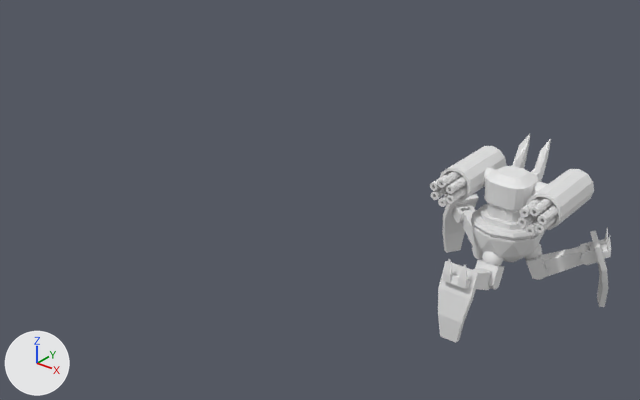
An edit to the Blender file mechanizedBrigade.blend, drawn before and after from the same camera.
Camera for both pictures: a camera (50 mm lens) standing at (9.46, -17.79, 12.41) and looking at (-5.79, 1.28, 0.59). Every picture has the same lights, and +X, +Y and +Z are marked at lower left. Materials are left out; every surface is plain grey.
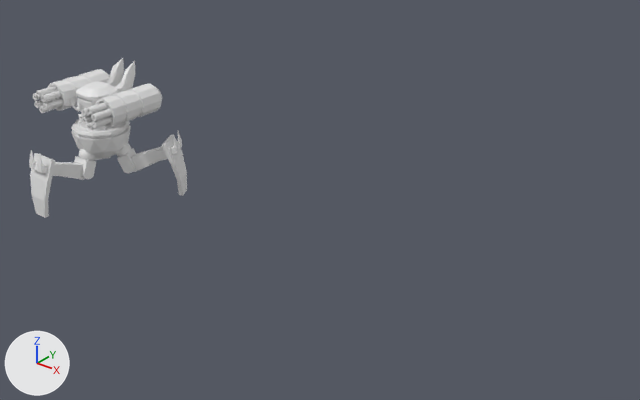
The change, as a list of edits to the scene's bpy script:
```text
Change ob_009_base:
    ob_009_base.location: (0.0, 2.23, 1.18) -> (-14.38, -0.09, 1.18)
Change ob_009_leg_one_part_four:
    ob_009_leg_one_part_four.location: (0.0, 0.0, 0.0) -> (-14.38, -2.32, 0.0)
Change ob_009_leg_one_part_one:
    ob_009_leg_one_part_one.location: (0.0, 1.37, 0.18) -> (-14.38, -0.95, 0.18)
Change ob_icosphere:
    ob_icosphere.location: (0.0, 1.52, 0.5) -> (-14.38, -0.8, 0.5)
Change ob_009_leg_one_part_two:
    ob_009_leg_one_part_two.location: (0.0, 1.2, 0.05) -> (-14.38, -1.12, 0.05)
Change ob_009_leg_one_part_three:
    ob_009_leg_one_part_three.location: (0.0, -0.05, 0.53) -> (-14.38, -2.37, 0.53)
Change ob_009_leg_two_part_four:
    ob_009_leg_two_part_four.location: (-1.94, 3.34, 0.0) -> (-16.31, 1.02, 0.0)
Change ob_009_leg_two_part_one:
    ob_009_leg_two_part_one.location: (-0.75, 2.65, 0.18) -> (-15.12, 0.33, 0.18)
Change ob_009_leg_two_part_two:
    ob_009_leg_two_part_two.location: (-0.9, 2.74, 0.05) -> (-15.27, 0.42, 0.05)
Change ob_009_leg_two_part_three:
    ob_009_leg_two_part_three.location: (-1.98, 3.37, 0.53) -> (-16.36, 1.04, 0.53)
Change ob_plane_003:
    ob_plane_003.location: (1.92, 3.35, 0.0) -> (-12.45, 1.03, 0.0)
Change ob_cube_022:
    ob_cube_022.location: (0.74, 2.66, 0.18) -> (-13.64, 0.34, 0.18)
Change ob_icosphere_003:
    ob_icosphere_003.location: (0.61, 2.59, 0.5) -> (-13.77, 0.26, 0.5)
Change ob_cylinder_018:
    ob_cylinder_018.location: (0.88, 2.75, 0.05) -> (-13.49, 0.43, 0.05)
Change ob_cube_023:
    ob_cube_023.location: (1.97, 3.37, 0.53) -> (-12.41, 1.05, 0.53)
Change ob_cube_024:
    ob_cube_024.location: (0.0, 2.23, 1.68) -> (-14.38, -0.09, 1.68)
Change ob_cube_025:
    ob_cube_025.location: (0.0, 2.23, 1.47) -> (-14.38, -0.09, 1.47)
Change ob_cylinder_019:
    ob_cylinder_019.location: (0.77, 2.48, 2.32) -> (-13.6, 0.15, 2.32)
Change ob_cylinder_020:
    ob_cylinder_020.location: (1.29, 2.48, 2.32) -> (-13.08, 0.15, 2.32)
Change ob_cylinder_021:
    ob_cylinder_021.location: (1.07, 1.43, 2.48) -> (-13.31, -0.89, 2.48)
Change ob_cylinder_022:
    ob_cylinder_022.location: (1.34, 1.43, 2.58) -> (-13.04, -0.89, 2.58)
Change ob_cylinder_023:
    ob_cylinder_023.location: (1.56, 1.43, 2.43) -> (-12.82, -0.89, 2.43)
Change ob_cylinder_024:
    ob_cylinder_024.location: (1.51, 1.43, 2.17) -> (-12.86, -0.89, 2.17)
Change ob_cylinder_025:
    ob_cylinder_025.location: (1.27, 1.43, 2.04) -> (-13.11, -0.89, 2.04)
Change ob_cylinder_026:
    ob_cylinder_026.location: (1.04, 1.43, 2.21) -> (-13.33, -0.89, 2.21)
```

Location of each change, [x1, y1, x2, y2] in pixels of the pictures (640 x 400 px):
'Cylinder.020', moved: before [440, 146, 594, 230]; after [47, 69, 162, 128]
'Cube.024', moved: before [484, 134, 551, 222]; after [76, 58, 135, 123]
'009 leg one part four', moved: before [438, 259, 480, 343]; after [29, 150, 55, 218]
'009 base', moved: before [471, 204, 545, 262]; after [71, 119, 131, 159]
'Plane.003', moved: before [590, 227, 611, 307]; after [162, 131, 187, 196]
'Cylinder.018', moved: before [542, 246, 590, 277]; after [131, 146, 163, 172]
'009 leg two part four', moved: before [442, 194, 479, 253]; after [78, 114, 103, 160]
'Cylinder.022', moved: before [437, 171, 553, 216]; after [36, 86, 110, 115]
'009 leg one part one', moved: before [475, 260, 504, 290]; after [74, 156, 96, 179]
'009 leg one part two', moved: before [473, 268, 492, 290]; after [55, 162, 85, 180]
'Cube.022', moved: before [526, 252, 547, 280]; after [117, 148, 136, 173]
'Cylinder.021', moved: before [446, 177, 544, 217]; after [41, 90, 104, 116]
'Cylinder.026', moved: before [446, 184, 542, 227]; after [43, 97, 93, 124]
'Cylinder.024', moved: before [431, 181, 558, 233]; after [34, 100, 113, 128]
'Cylinder.023', moved: before [430, 171, 558, 225]; after [33, 93, 112, 121]
'Cube.025', moved: before [481, 206, 531, 230]; after [78, 117, 120, 131]
'Cube.023', moved: before [579, 241, 599, 265]; after [156, 149, 168, 161]
'Icosphere', moved: before [482, 251, 504, 266]; after [78, 149, 95, 161]
'Cylinder.025', moved: before [438, 194, 539, 235]; after [39, 105, 112, 130]
'009 leg two part two', moved (not visible afterwards): before [461, 210, 474, 246]
'009 leg two part three', moved (not visible afterwards): before [452, 203, 475, 223]
'Icosphere.003', moved: before [524, 244, 542, 259]; after [116, 143, 131, 157]
'Cylinder.019', moved (not visible afterwards): before [483, 168, 548, 196]
'009 leg two part one', moved (not visible afterwards): before [472, 242, 484, 259]
'009 leg one part three', moved (not visible before): after [53, 164, 61, 176]
